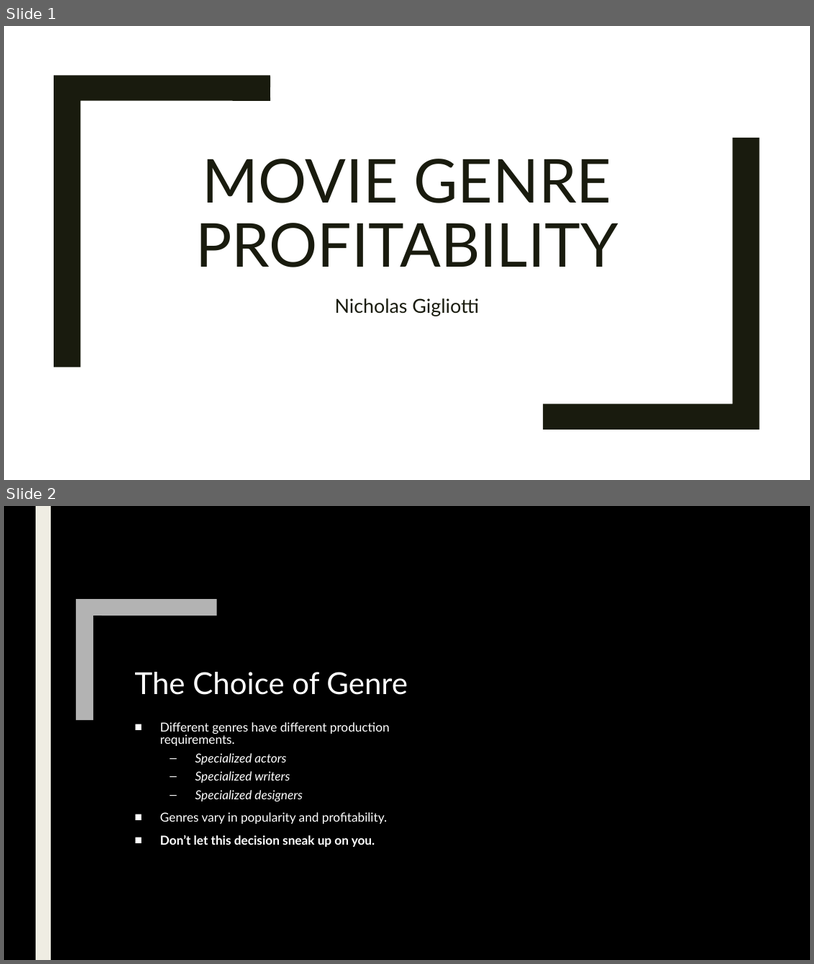
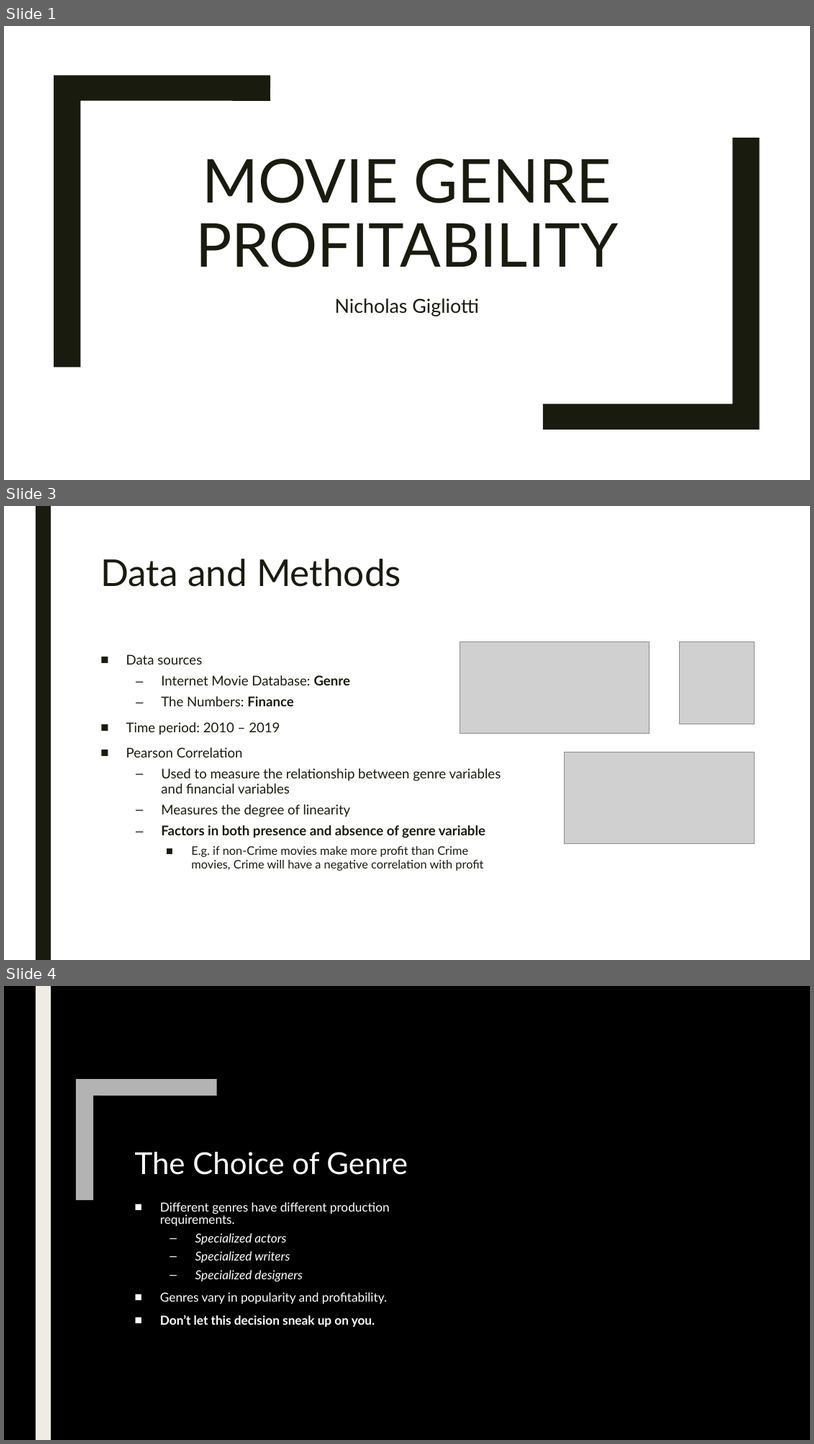
Before and after one commit to ndgigliotti/dsc-phase-1-project, a slide deck: presentation/presentation.pptx. Shown one above the other, each under a label of ours: slides 1 and 2 before the commit, slides 1, 3 and 4 after it; the slides between them are not shown. The pictures are 814x964 and 814x1444 pixels, drawn with LibreOffice and Linux fonts; fonts in the diff are those of the drawing; grey boxes stand for pictures; background and template pictures are left out. Boxes give left, top, right and bottom in pixels: in the first picture for what was removed or moved away, otherwise in the second. Text is boxed around its words. In the diff, an @@ line names an element or a change of style, - is before the commit and + after.

```diff
--- a/presentation/presentation.pptx
+++ b/presentation/presentation.pptx
@@ slide 3 added at bbox=[4, 506, 810, 960], background #FFFFFF @@
@@ rectangle added at bbox=[36, 506, 51, 960], fill #191B0E @@
@@ title added at bbox=[100, 559, 401, 587], 44 pt, text #191B0E @@
+Data and Methods
@@ text added at bbox=[126, 654, 502, 870], 16 pt, text #191B0E @@
+■ Data sources
+  – Internet Movie Database: Genre
+  – The Numbers: Finance
+■ Time period: 2010 – 2019
+■ Pearson Correlation
+  – Used to measure the relationship between genre variables and financial variables
+  – Measures the degree of linearity
+  – Factors in both presence and absence of genre variable
+    ■ E.g. if non-Crime movies make more profit than Crime movies, Crime will have a negative correlation with profit
@@ picture added at bbox=[460, 641, 650, 733] @@
@@ picture added at bbox=[680, 641, 755, 724] @@
@@ picture added at bbox=[565, 752, 755, 844] @@
@@ what was slide 2 is now slide 4 @@
```
Also in this commit, not shown: 1 slide changed, 8 other slides added, 7 slides removed, 1 other file.
